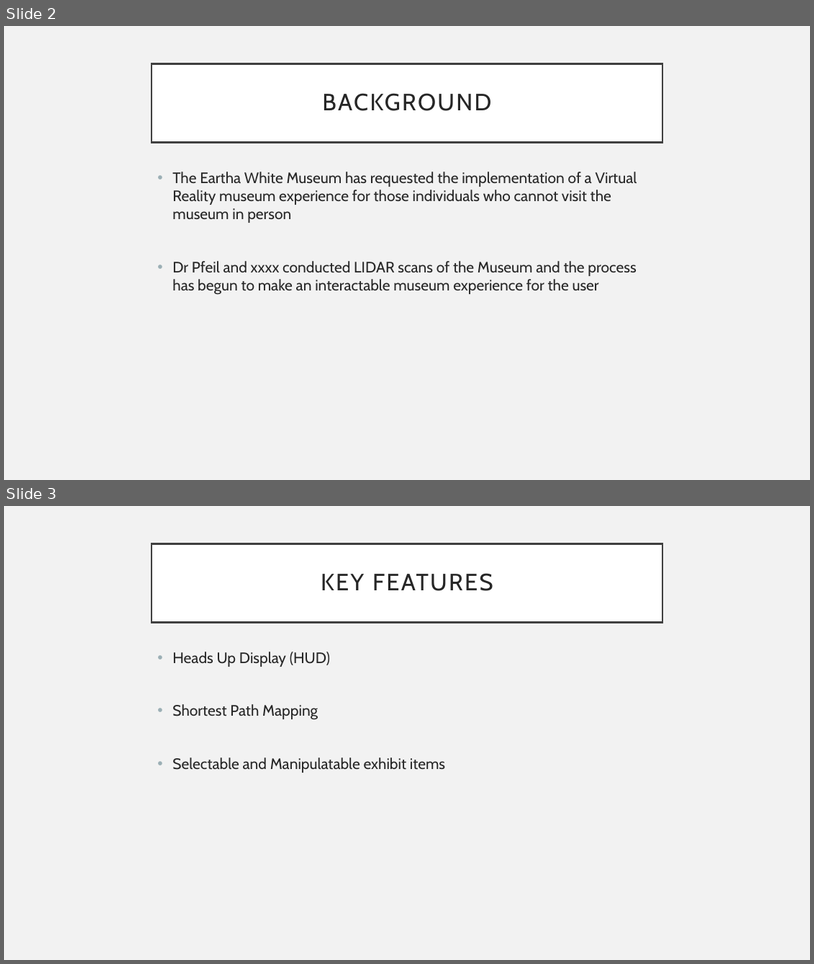
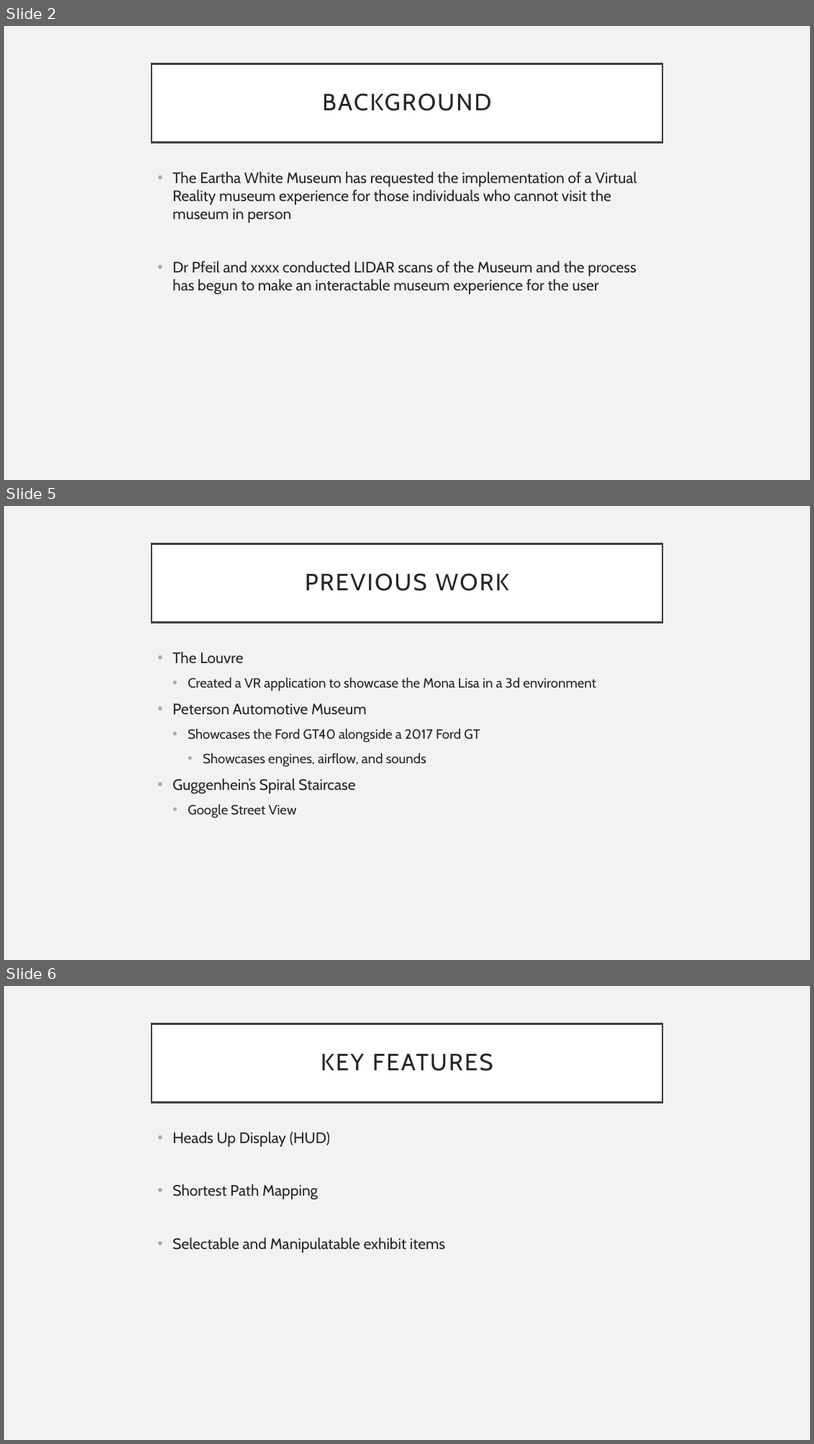
Before and after one commit to Jordan-Gallivan/VR_Final_Project, a slide deck: Eartha White Museum.pptx. Shown one above the other, each under a label of ours: slides 2 and 3 before the commit, slides 2, 5 and 6 after it; the slides between them are not shown. The pictures are 814x964 and 814x1444 pixels, drawn with LibreOffice and Linux fonts; fonts in the diff are those of the drawing. Boxes give left, top, right and bottom in pixels: in the first picture for what was removed or moved away, otherwise in the second. Text is boxed around its words. In the diff, an @@ line names an element or a change of style, - is before the commit and + after.

Commit message:
Updating Slides

```diff
--- a/Eartha White Museum.pptx
+++ b/Eartha White Museum.pptx
@@ slide 5 added at (x1=4, y1=506, x2=810, y2=960), background #F2F2F2 @@
@@ title added at (x1=152, y1=544, x2=663, y2=623), fill #FFFFFF, outline #404040 2.5 pt, 28 pt, text #262626 @@
+PREVIOUS WORK
@@ text added at (x1=172, y1=651, x2=596, y2=818), 16 pt, text #262626 @@
+• The Louvre
+  • Created a VR application to showcase the Mona Lisa in a 3d environment
+• Peterson Automotive Museum
+  • Showcases the Ford GT40 alongside a 2017 Ford GT
+    • Showcases engines, airflow, and sounds
+• Guggenhein’s Spiral Staircase
+  • Google Street View
@@ what was slide 3 is now slide 6 @@
```
Also in this commit, not shown: 2 other slides added.
